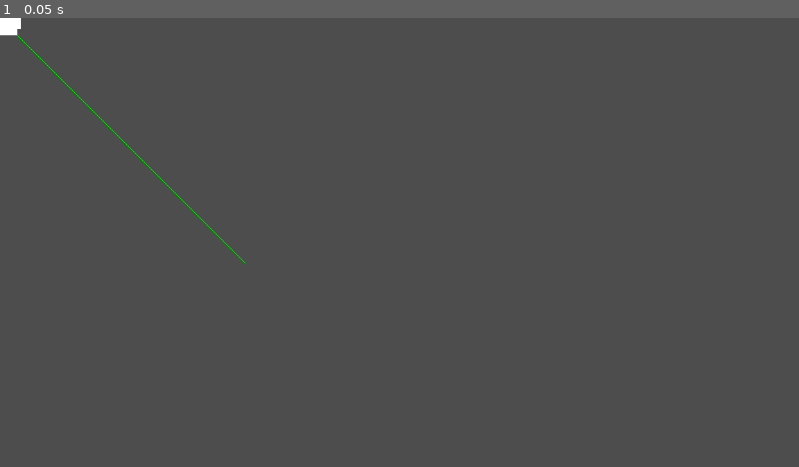
Above: before the commit, frame 1.
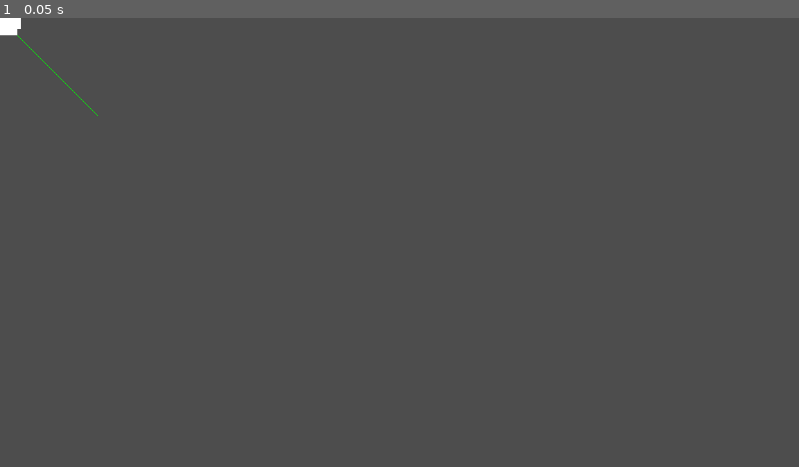
Above: after the commit, the same moment.

Repository: Dcarreon/ps15-jam-wizard-game
Game: Godot game, scene res://scenes/enemy.tscn
Two runs of this game, one before a commit and one after it. Both use one fixed random seed, a clock stepped at 60 frames per second and the inputs below. This scene is started directly instead of the project's main scene.
Inputs:
- Up to frame 1 (0.05 s): no input

The runs differ from the first frame. In frame 1, less than 0.1% of the frame differs, in the area x 12-31%, y 21-55%.
Error before the commit: Invalid access to property or key 'target' on a base object of type 'Nil'. (res://scripts/enemy/enemy_follow_state.gd:19)

Commit message:
reworking, pathfinding

Diff:
--- a/scripts/enemy/enemy.gd
+++ b/scripts/enemy/enemy.gd
@@ -13,11 +13,12 @@
 
 @export var max_speed : float = 400
 @export var acceleration : float = 300
-@export var vision_range : float = 1000
+@export var vision_range : float = 400
 @export var vision_angle : float = 45
-@export var hearing_range : float = 600
+@export var hearing_range : float = 500
 @export var target : CharacterBody2D
 @export var attack_range : float = 20
+@export var target_memory : float = 2
 
 var direction = Vector2.ZERO
 
@@ -27,19 +28,19 @@
 
 func _process(delta: float) -> void:
 	queue_redraw()
-	var look_direction = target.global_position
-	if velocity != Vector2.ZERO:
-		look_direction = velocity * max_speed
+	var look_direction = velocity * max_speed
+	if velocity == Vector2.ZERO and sense_target():
+		look_direction = target.global_position
 	_look_at(look_direction, delta)
 
 func _physics_process(_delta: float) -> void:
 	if target:
-		self.ray_cast.target_position = self.target.global_position - self.get_global_position()
+		self.ray_cast.target_position = (target.global_position - global_position) * 2
 		#print(ray_cast.target_position.distance_to(ray_cast.position))
 
-func _look_at(_direction : Vector2, delta : float):
+func _look_at(_direction : Vector2, _delta : float):
 	var desired_angle = get_global_position().angle_to_point(_direction)
-	var current_angle = desired_angle#lerp_angle(sprite.rotation, desired_angle, 0.02)
+	var current_angle = lerp_angle(sprite.rotation, desired_angle, 0.03)
 	collision.rotation = current_angle
 	sprite.rotation = current_angle
 
--- a/scripts/enemy/enemy_attack_state.gd
+++ b/scripts/enemy/enemy_attack_state.gd
@@ -12,12 +12,12 @@
 	pass
 
 func _enter_state() -> void:
-	ray_cast.set_enabled(true)
-	print("wander state")
+	pass
+	print("attack state")
 	set_process(true)
 	set_physics_process(true)
 
 func _exit_state() -> void:
-	ray_cast.set_enabled(false)
+	pass
 	set_process(false)
 	set_physics_process(false)
--- a/scripts/enemy/enemy_follow_state.gd
+++ b/scripts/enemy/enemy_follow_state.gd
@@ -3,21 +3,18 @@
 signal player_in_range
 signal lost_target
 
-@export var actor : Enemy
+@onready var actor: Enemy = $"../.."
 @onready var ray_cast : RayCast2D = $"../../RayCast2D"
 @onready var navigation_agent: NavigationAgent2D = $"../../NavigationAgent2D"
+
+var target_lost_timer
 
 var collision : KinematicCollision2D
 
 func _ready() -> void:
 	set_process(false)
 	set_physics_process(false)
-	call_deferred("actor_setup")
 
-func actor_setup():
-	await get_tree().physics_frame
-	if actor.target:
-		navigation_agent.target_position = actor.target.global_position
 
 # Called every frame. 'delta' is the elapsed time since the previous frame.
 func _physics_process(delta):
@@ -28,8 +25,16 @@
 	if target_distance <= actor.attack_range:
 		player_in_range.emit()
 	if not actor.sense_target():
+		target_lost_timer += delta
+		if target_lost_timer >= actor.target_memory:
+			lost_target.emit()
+			return
+	else:
+		target_lost_timer = 0
+
+	if not navigation_agent.is_target_reachable():
 		lost_target.emit()
-
+		return
 
 	navigation_agent.target_position = actor.target.global_position
 	var current_agent_position = ray_cast.global_position
@@ -39,70 +44,32 @@
 	if navigation_agent.avoidance_enabled:
 		navigation_agent.set_velocity(new_velocity)
 	else:
-		_on_navigation_agent_2d_velocity_computed(new_velocity)
+		actor.velocity = _on_velocity_computed(new_velocity)
 
 	actor.move_and_slide()
 
 
-func _on_navigation_agent_2d_velocity_computed(safe_velocity):
+func _on_velocity_computed(safe_velocity):
 	actor.velocity = safe_velocity
 
-#func _process(delta: float) -> void:
-	#var target_distance = ray_cast.target_position.distance_to(ray_cast.position)
-	#if target_distance <= actor.attack_range:
-		#player_in_range.emit()
-	#if not actor.sense_target():
-		#lost_target.emit()
-	#actor.velocity = actor.velocity.move_toward(actor.direction.normalized() * actor.max_speed, actor.acceleration * delta)
-	#collision = actor.move_and_collide(actor.velocity * delta)
-#
-#func _physics_process(delta: float):
-	## dumb path finding
-	#if collision:
-		#if ray_cast.is_colliding():
-			#actor.direction = actor.velocity.bounce(collision.get_normal() + ray_cast.position)
-		#else:
-			#actor.direction = await path_finder(actor.velocity, 150)
-	#else:
-		#if ray_cast.is_colliding():
-			#actor.direction = await path_finder(actor.velocity, 75)
-		#else:
-			#actor.direction = actor.global_position.direction_to(actor.target.get_global_position())
-	##print_debug("following")
+func actor_setup():
+	await get_tree().physics_frame
+	if actor.target:
+		navigation_agent.target_desired_distance = 70
+		navigation_agent.target_position = actor.target.global_position
 
 func _enter_state() -> void:
+	target_lost_timer = 0
+	navigation_agent.connect("velocity_computed", _on_velocity_computed)
+	#actor = await $"../.."
 	ray_cast.set_enabled(true)
+	call_deferred("actor_setup")
 	set_process(true)
 	set_physics_process(true)
 	print("follow state")
 
 func _exit_state() -> void:
+	navigation_agent.disconnect("velocity_computed", _on_velocity_computed)
 	ray_cast.set_enabled(false)
 	set_process(false)
 	set_physics_process(false)
-
-## work in progress
-func path_finder(desired_mov_point, range):
-	print("start searching path")
-	var temp_ray_1 = RayCast2D.new()
-	temp_ray_1.position = actor.position
-	temp_ray_1.target_position = desired_mov_point
-	temp_ray_1.exclude_parent = true
-	add_child(temp_ray_1)
-	var angular_range_increase = 5
-	while true:
-		print("searching path")
-		temp_ray_1.position = actor.position
-		# reset the ray to the cur_direction without rotation
-		temp_ray_1.target_position = desired_mov_point.normalized() * range
-		temp_ray_1.target_position = temp_ray_1.target_position.rotated(deg_to_rad(angular_range_increase))
-		if not temp_ray_1.is_colliding():
-			return temp_ray_1.target_position
-		temp_ray_1.target_position = desired_mov_point
-		temp_ray_1.target_position = temp_ray_1.target_position.rotated(-sign(deg_to_rad(angular_range_increase)))
-		if not temp_ray_1.is_colliding():
-			print("path found")
-			var res = temp_ray_1.target_position
-			temp_ray_1.queue_free()
-			return res
-		angular_range_increase += angular_range_increase
--- a/scripts/enemy/enemy_state_machine.gd
+++ b/scripts/enemy/enemy_state_machine.gd
@@ -6,10 +6,10 @@
 @onready var attack_state : State = $EnemyAttackState
 
 func _ready() -> void:
-	_change_state(state)
+	_change_state(wander_state)
 
 func _change_state(new_state: State):
-	if state is State:
+	if state is State and not state == new_state:
 		state._exit_state()
 	new_state._enter_state()
 	state = new_state
--- /dev/null
+++ b/scripts/enemy/enemy_walkble_region.gd
@@ -0,0 +1,24 @@
+extends NavigationRegion2D
+
+@onready var static_collisions: Node = $"../StaticCollisions"
+
+# Called when the node enters the scene tree for the first time.
+func _ready() -> void:
+	pass
+	#var full_area : PackedVector2Array
+	#var areas_parent = static_collisions.get_children()
+	#for instance:StaticBody2D in areas_parent:
+		#var path : Path2D = instance.get_node("Path2D")
+		#var points : PackedVector2Array = path.curve.get_baked_points()
+		#full_area.append_array(points)
+		#bake_navigation_polygon()
+		#
+	#if !full_area.is_empty():
+		#var new_navigation_mesh = NavigationPolygon.new()
+		#new_navigation_mesh.add_outline(full_area)
+		#NavigationServer2D.bake_from_source_geometry_data(new_navigation_mesh, NavigationMeshSourceGeometryData2D.new());
+		#navigation_polygon = new_navigation_mesh
+
+# Called every frame. 'delta' is the elapsed time since the previous frame.
+func _process(delta: float) -> void:
+	pass
--- /dev/null
+++ b/scripts/enemy/enemy_wander_region.gd
@@ -0,0 +1,12 @@
+extends NavigationRegion2D
+
+
+# Called when the node enters the scene tree for the first time.
+func _ready() -> void:
+	navigation_polygon.agent_radius = 40
+	bake_navigation_polygon()
+
+
+# Called every frame. 'delta' is the elapsed time since the previous frame.
+func _process(_delta: float) -> void:
+	pass
--- a/scripts/enemy/enemy_wander_state.gd
+++ b/scripts/enemy/enemy_wander_state.gd
@@ -1,44 +1,70 @@
 extends "res://scripts/state.gd"
+
+signal found_target
 
 @export var actor : Enemy
 @export var change_direction_time : float = 1.0
 @onready var ray_cast : RayCast2D = $"../../RayCast2D"
+@onready var navigation_agent: NavigationAgent2D = $"../../NavigationAgent2D"
 
-var collision
+var collision : KinematicCollision2D
+var navigation_next_random = Vector2.ZERO
+var direction_timer = 0
 
-signal found_target
-
-var change_direction_timer = 0
 # Called when the node enters the scene tree for the first time.
 func _ready() -> void:
-	pass
+	set_process(false)
+	set_physics_process(false)
 
 func _process(delta: float) -> void:
 	collision = actor.move_and_collide(actor.velocity * delta)
 
 # Called every frame. 'delta' is the elapsed time since the previous frame.
-func _physics_process(delta: float) -> void:
-	change_direction_timer += delta
-	actor.velocity = actor.velocity.move_toward(actor.direction.normalized() * actor.max_speed, actor.acceleration * delta)
-
-	if collision:
-		actor.direction = actor.velocity.bounce(collision.get_normal())
-	elif change_direction_timer >= change_direction_time:
-		actor.direction = Vector2(randf_range(-1, 1), randf_range(-1, 1))
-		change_direction_timer = 0
-
-	if actor.sense_target():
+func _physics_process(_delta: float) -> void:
+	actor.velocity = Vector2.ZERO
+	#direction_timer += delta
+	#
+	#var current_agent_position = ray_cast.global_position
+	#var next_path_position = navigation_agent.get_next_path_position()
+	#var new_velocity = current_agent_position.direction_to(next_path_position) * actor.max_speed
+	#
+	#if navigation_agent.avoidance_enabled:
+		#navigation_agent.set_velocity(new_velocity)
+	#else:
+		#actor.velocity = _on_velocity_computed(new_velocity)
+	navigation_agent.target_position = actor.target.global_position
+	if actor.sense_target() and navigation_agent.is_target_reachable():
 		found_target.emit()
-
-	#print_debug("wandering")
+	print_debug("wandering")
 
 func _enter_state() -> void:
 	ray_cast.set_enabled(true)
+	navigation_agent.connect("velocity_computed", _on_velocity_computed)
+	navigation_agent.connect("target_reached", _on_target_reached)
+	call_deferred("actor_setup")
 	print("wander state")
 	set_process(true)
 	set_physics_process(true)
+	navigation_agent.target_position = Vector2(randf_range(-1, 1), randf_range(-1, 1)) * actor.max_speed
 
 func _exit_state() -> void:
+	print("out of wander state")
 	ray_cast.set_enabled(false)
+	navigation_agent.disconnect("velocity_computed", _on_velocity_computed)
+	navigation_agent.disconnect("target_reached", _on_target_reached)
 	set_process(false)
 	set_physics_process(false)
+
+func actor_setup():
+	await get_tree().physics_frame
+	if actor.target:
+		navigation_agent.target_desired_distance = 150
+		navigation_agent.target_position = Vector2(randf_range(-1, 1), randf_range(-1, 1)) * actor.max_speed
+
+func _on_velocity_computed(safe_velocity):
+	#actor.velocity = safe_velocity
+	pass
+
+func _on_target_reached():
+	print("wander reached")
+	navigation_agent.target_position = Vector2(randf_range(-1, 1), randf_range(-1, 1)) * actor.max_speed
